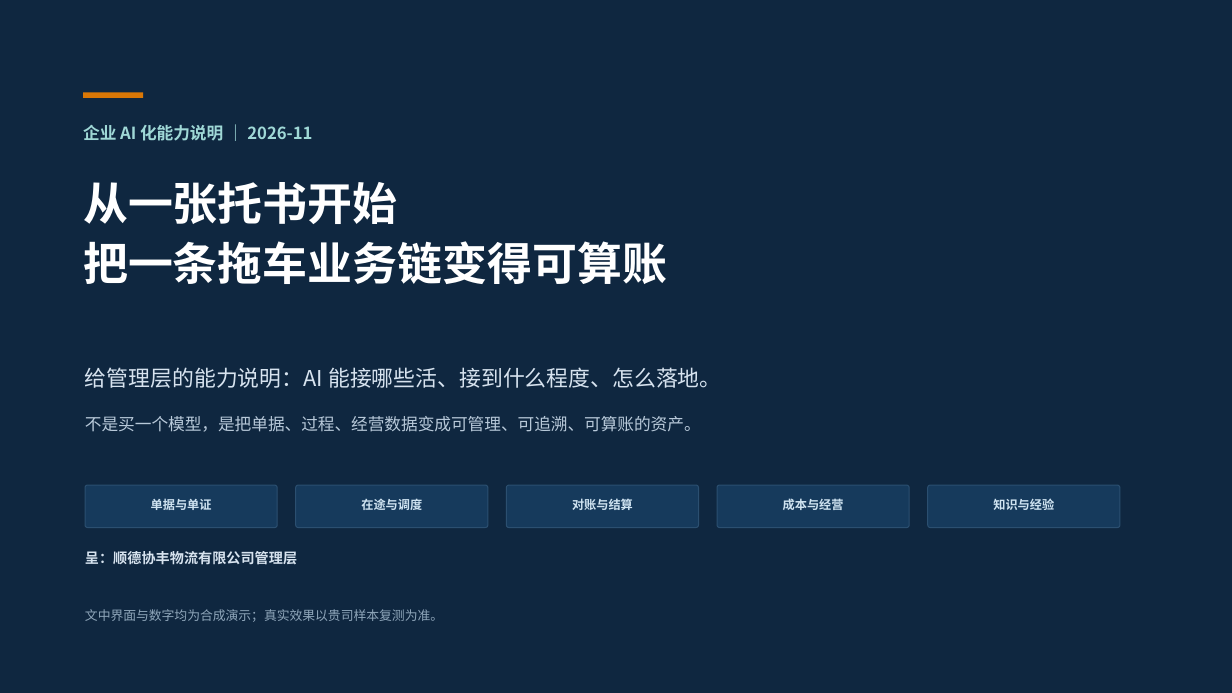
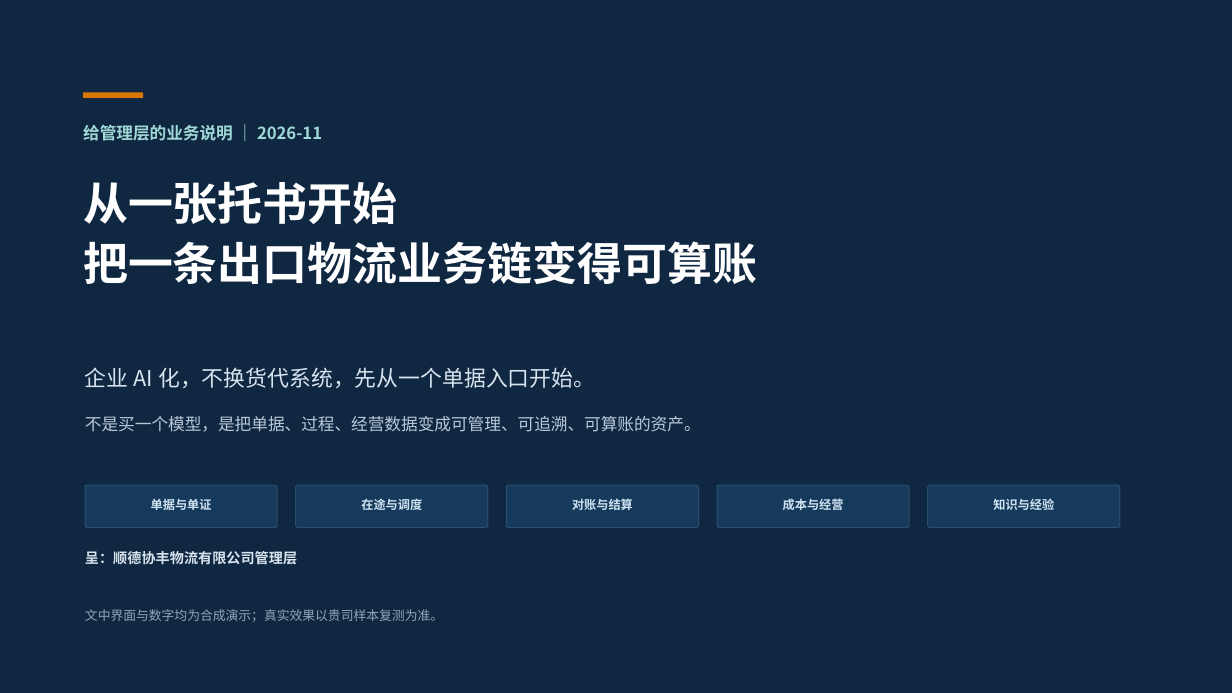
Before and after one commit to roma007/Enterprise-AI, a slide deck: slide 1 of 会客包/reports/客户老板版_系统能力介绍_2026-11-08.pptx. Drawn at 1232x693 pixels with LibreOffice and Linux fonts; fonts in the diff are those of the drawing. Boxes give left, top, right and bottom in pixels: in the first picture for what was removed or moved away, otherwise in the second. Text is boxed around its words. In the diff, an @@ line names an element or a change of style, - is before the commit and + after.

```diff
--- a/会客包/reports/客户老板版_系统能力介绍_2026-11-08.pptx
+++ b/会客包/reports/客户老板版_系统能力介绍_2026-11-08.pptx
@@ text at <box>83,125,322,141</box>: text changed @@
-企业 AI 化能力说明 ｜ 2026-11
+给管理层的业务说明 ｜ 2026-11
@@ text at <box>83,181,757,284</box>: text changed @@
-从一张托书开始
-把一条拖车业务链变得可算账
+从一张托书开始
+把一条出口物流业务链变得可算账
@@ text at <box>85,367,595,388</box>: text changed @@
-给管理层的能力说明：AI 能接哪些活、接到什么程度、怎么落地。
+企业 AI 化，不换货代系统，先从一个单据入口开始。
```
Also in this commit, not shown: 9 other slides changed, 6 other files.
